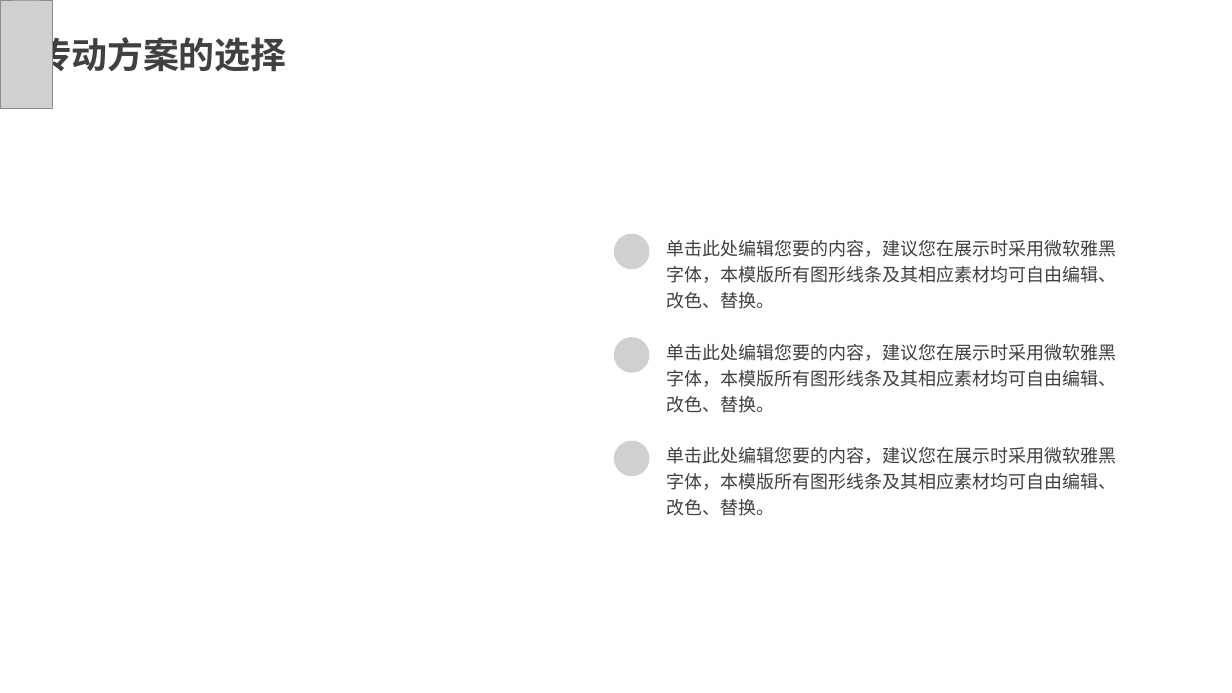
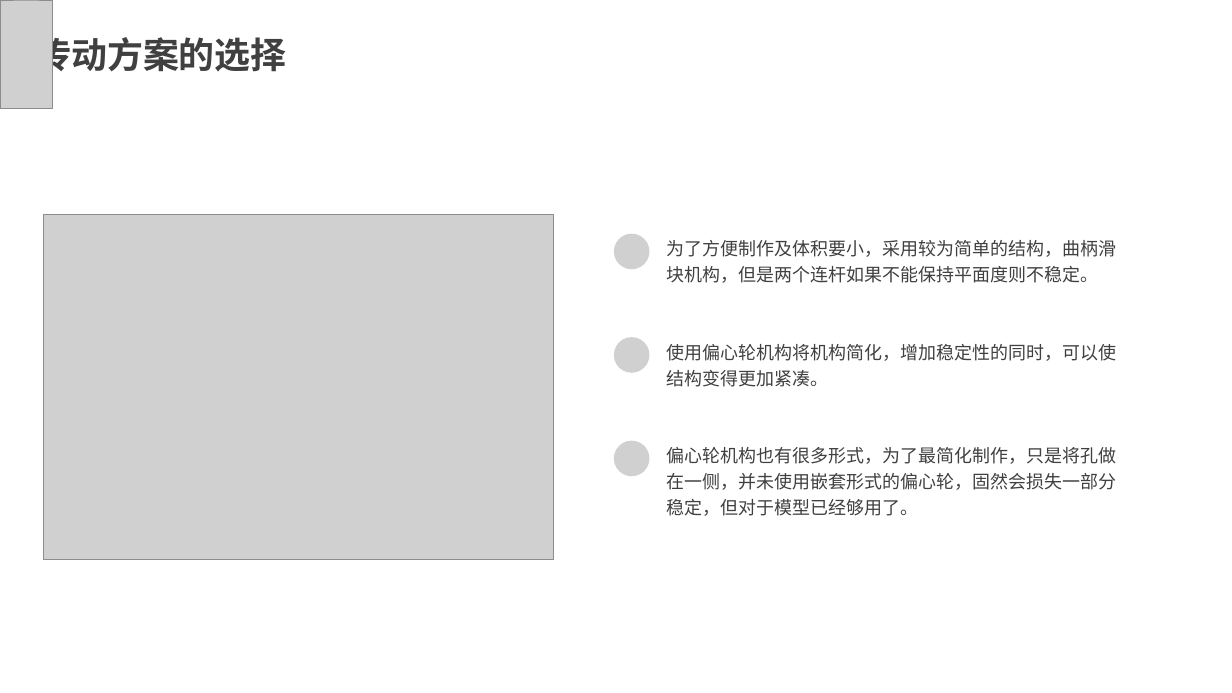
Before and after one commit to CMChris-Beat/InertiaScreen, a slide deck: slide 6 of 4.Docs/3.PresentationDoc/惯性筛课程设计答辩PPT.pptx. Drawn at 1232x693 pixels with LibreOffice and Linux fonts; fonts in the diff are those of the drawing; grey boxes stand for pictures; background and template pictures are left out. Boxes give left, top, right and bottom in pixels: in the first picture for what was removed or moved away, otherwise in the second. Text is boxed around its words. In the diff, an @@ line names an element or a change of style, - is before the commit and + after.

```diff
--- a/4.Docs/3.PresentationDoc/惯性筛课程设计答辩PPT.pptx
+++ b/4.Docs/3.PresentationDoc/惯性筛课程设计答辩PPT.pptx
@@ picture added at box(43, 214, 554, 559) @@
@@ text at box(666, 240, 1116, 283): text changed @@
-单击此处编辑您要的内容，建议您在展示时采用微软雅黑字体，本模版所有图形线条及其相应素材均可自由编辑、改色、替换。
+为了方便制作及体积要小，采用较为简单的结构，曲柄滑块机构，但是两个连杆如果不能保持平面度则不稳定。
@@ text at box(666, 344, 1116, 387): text changed @@
-单击此处编辑您要的内容，建议您在展示时采用微软雅黑字体，本模版所有图形线条及其相应素材均可自由编辑、改色、替换。
+使用偏心轮机构将机构简化，增加稳定性的同时，可以使结构变得更加紧凑。
@@ text at box(666, 447, 1116, 516): text changed @@
-单击此处编辑您要的内容，建议您在展示时采用微软雅黑字体，本模版所有图形线条及其相应素材均可自由编辑、改色、替换。
+偏心轮机构也有很多形式，为了最简化制作，只是将孔做在一侧，并未使用嵌套形式的偏心轮，固然会损失一部分稳定，但对于模型已经够用了。
```
Also in this commit, not shown: 1 other slide changed, 2 slides added, 2 slides removed, 4 other files.
